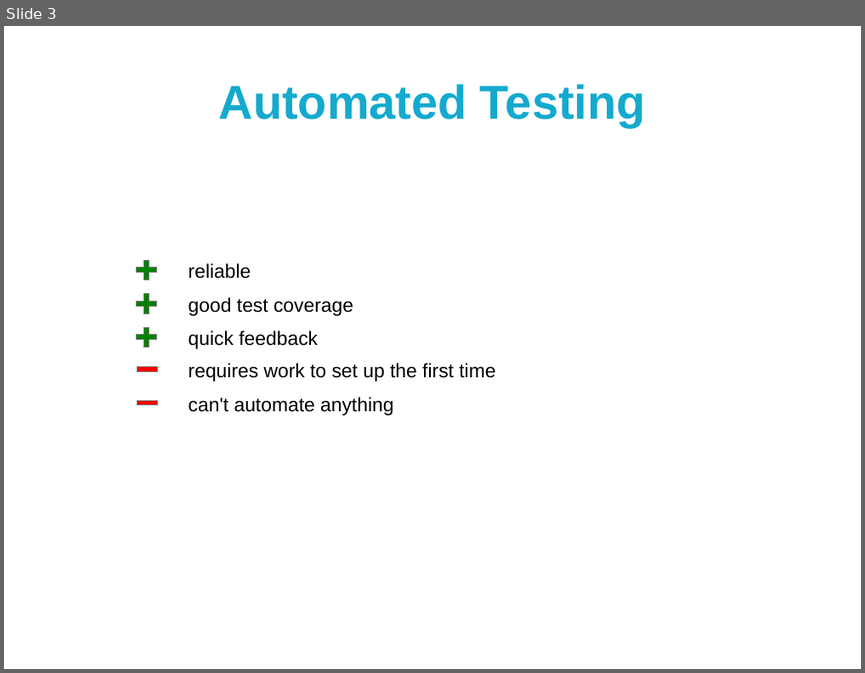
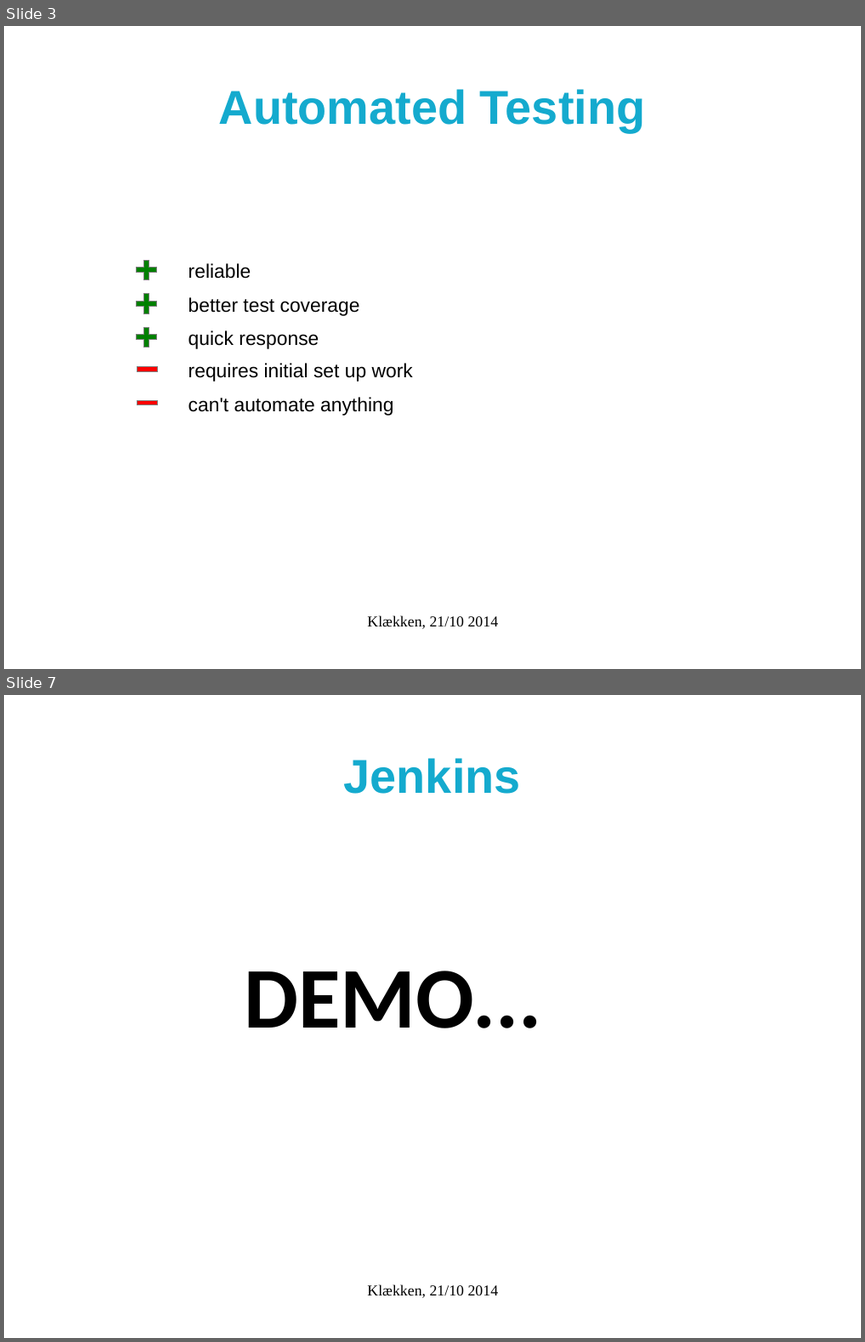
Before and after one commit to metno/mgp, a slide deck: klekken_2014/sw-testing/sw-testing.odp. Shown one above the other, each under a label of ours: slide 3 before the commit, slides 3 and 7 after it; the slides between them are not shown. The pictures are 865x673 and 865x1342 pixels, drawn with LibreOffice and Linux fonts; fonts in the diff are those of the drawing; background and template pictures are left out. Boxes give left, top, right and bottom in pixels: in the first picture for what was removed or moved away, otherwise in the second. Text is boxed around its words. In the diff, an @@ line names an element or a change of style, - is before the commit and + after.

```diff
--- a/klekken_2014/sw-testing/sw-testing.odp
+++ b/klekken_2014/sw-testing/sw-testing.odp
@@ slide 7 added at [4,695,861,1338], background #FFFFFF @@
@@ title added at [344,758,521,794], 44 pt, text #14AACE, bold @@
+Jenkins
@@ text added at [244,970,542,1028], 80 pt, text #000000, bold @@
+DEMO...
@@ text added at [367,1284,499,1298], 14 pt, text #000000 @@
+Klækken, 21/10 2014
@@ slide 3 changed as well @@
@@ title "Automated Testing": place and size @@
-title "Automated Testing" at [219,84,645,127]
+title "Automated Testing" at [219,89,645,132]
@@ text at [188,297,360,316]: text changed @@
-good test coverage
+better test coverage
@@ text at [188,330,318,349]: text changed @@
-quick feedback
+quick response
@@ text at [188,363,413,381]: text changed @@
-requires work to set up the first time
+requires initial set up work
@@ text added at [367,615,499,629], 14 pt, text #000000 @@
+Klækken, 21/10 2014
```
Also in this commit, not shown: 4 other slides changed, 3 other slides added, 3 slides removed.
